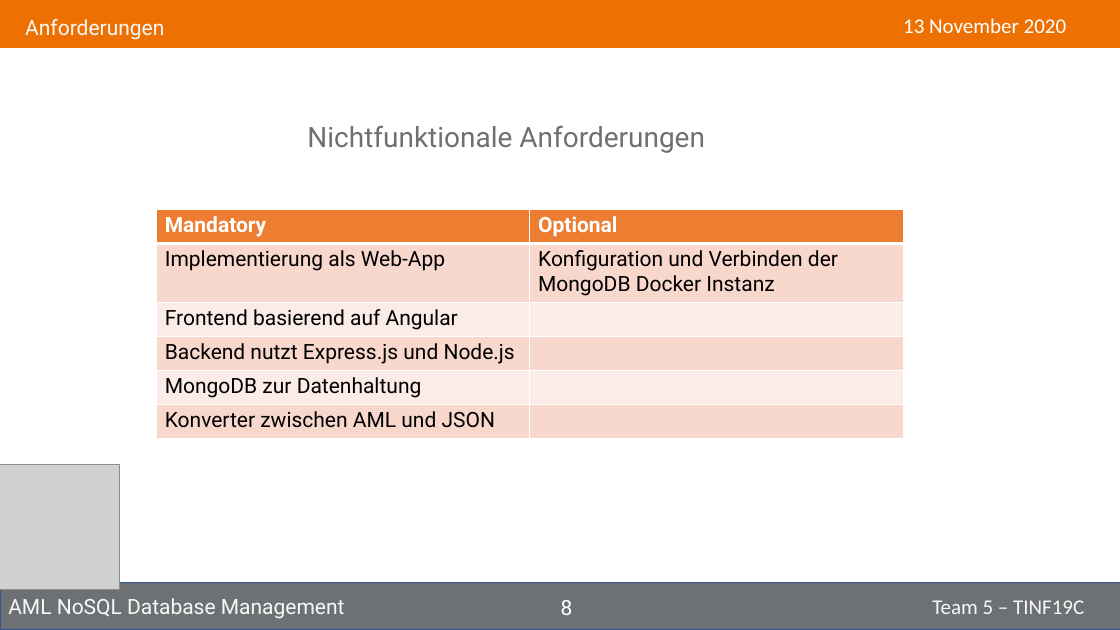
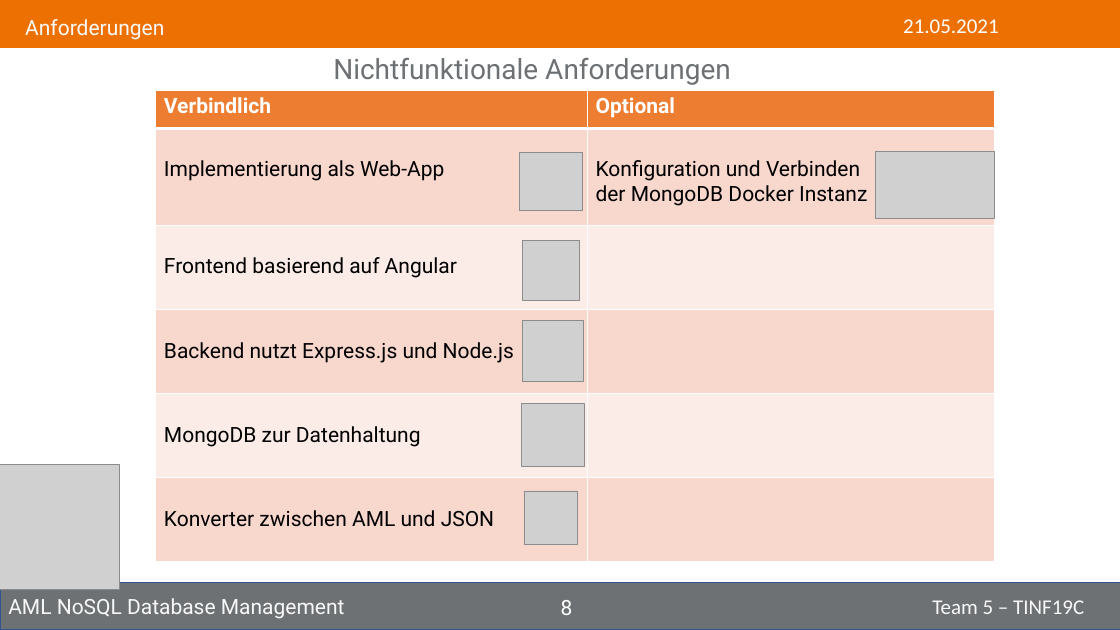
Before and after one commit to NurNils/aml-nosql-database-management, a slide deck: slide 8 of PROJECT/Presentation/Tinf19C_Team5_Presentation.pptx. Drawn at 1120x630 pixels with LibreOffice and Linux fonts; fonts in the diff are those of the drawing; grey boxes stand for pictures. Boxes give left, top, right and bottom in pixels: in the first picture for what was removed or moved away, otherwise in the second. Text is boxed around its words. In the diff, an @@ line names an element or a change of style, - is before the commit and + after.

```diff
--- a/PROJECT/Presentation/Tinf19C_Team5_Presentation.pptx
+++ b/PROJECT/Presentation/Tinf19C_Team5_Presentation.pptx
@@ text at (903,19,999,33): text changed @@
-13 November 2020
+21.05.2021
@@ text "Nichtfunktionale Anforderungen": place and size @@
-text "Nichtfunktionale Anforderungen" at (307,126,705,153)
+text "Nichtfunktionale Anforderungen" at (333,58,731,85)
@@ table at (155,90,995,562) @@
-row 1, column 1: Mandatory
+row 1, column 1: Verbindlich
-row 2, column 2: Konfiguration und Verbinden der MongoDB Docker Instanz
+row 2, column 2: Konfiguration und Verbinden / der MongoDB Docker Instanz
@@ table: place and size @@
-table at (156,209,902,439)
+table at (155,90,995,562)
@@ picture added at (520,153,582,210) @@
@@ picture added at (875,152,995,219) @@
@@ picture added at (523,240,579,300) @@
@@ picture added at (522,320,583,381) @@
@@ picture added at (522,403,585,466) @@
@@ picture added at (524,491,578,544) @@
```
Also in this commit, not shown: 16 other slides changed, 3 slides added, 1 slide removed, 1 other file.
